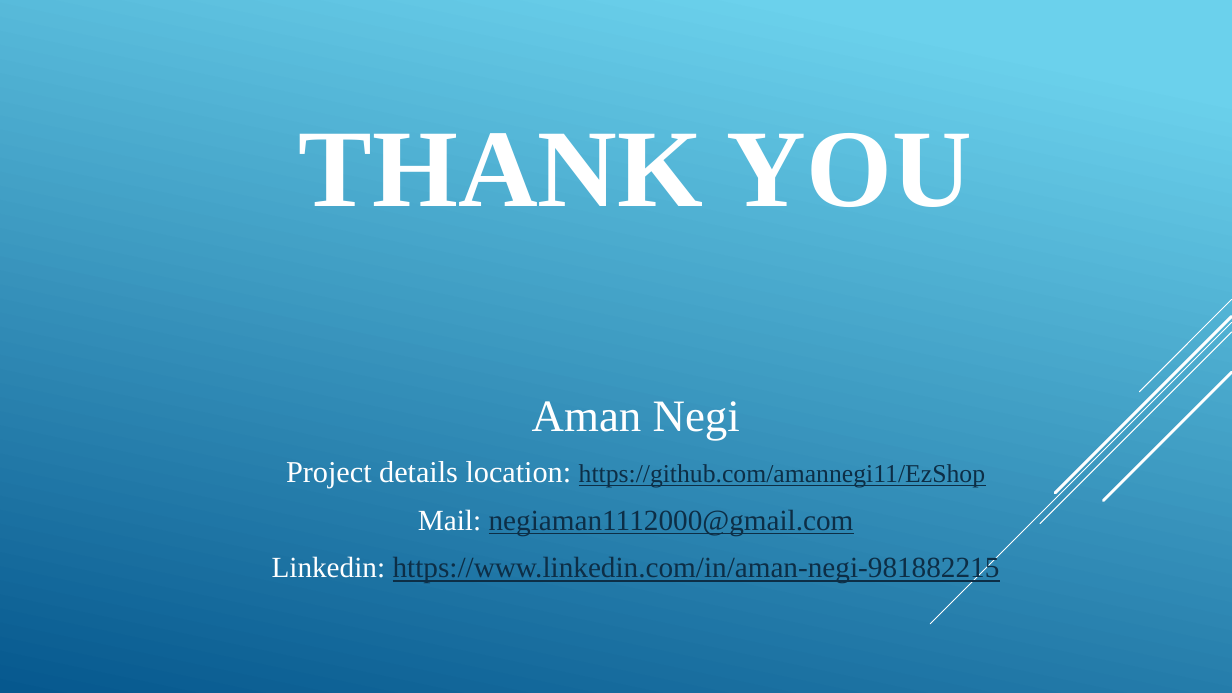
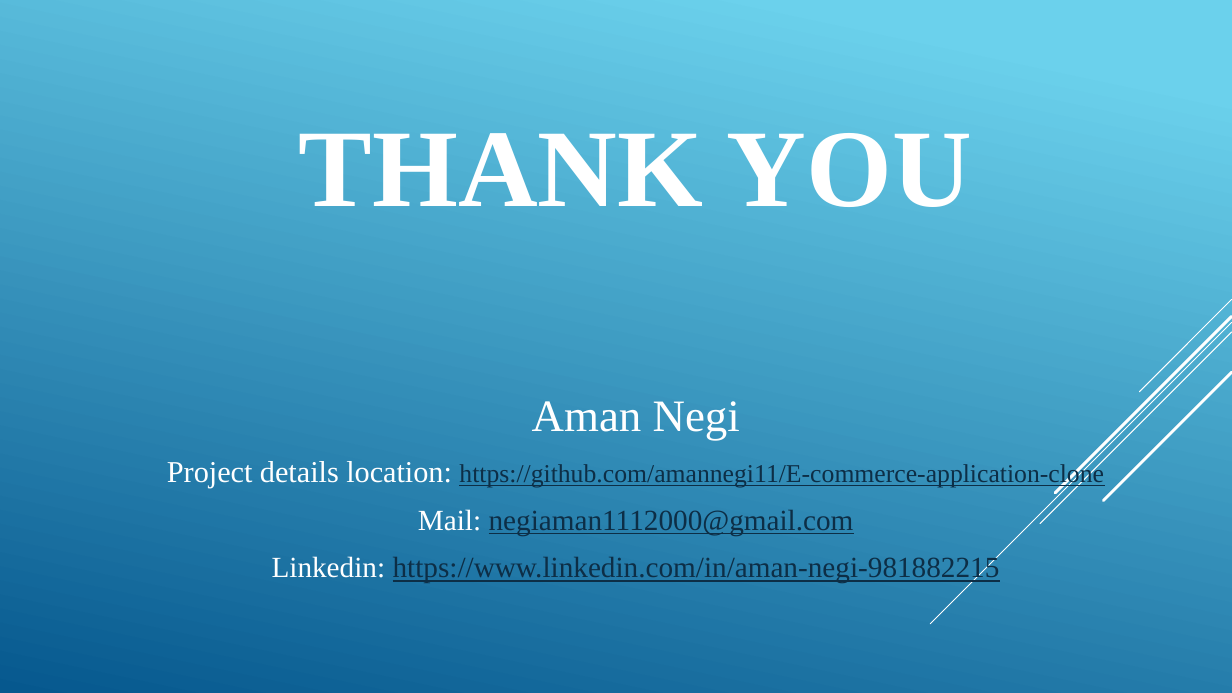
Before and after one commit to amannegi11/E-commerce-application-clone, a slide deck: slide 21 of Presentation.pptx. Drawn at 1232x693 pixels with LibreOffice and Linux fonts; fonts in the diff are those of the drawing. Boxes give left, top, right and bottom in pixels: in the first picture for what was removed or moved away, otherwise in the second. Text is boxed around its words. In the diff, an @@ line names an element or a change of style, - is before the commit and + after.

```diff
--- a/Presentation.pptx
+++ b/Presentation.pptx
@@ text at (167,461,1104,489): text changed @@
-Project details location: https://github.com/amannegi11/EzShop
+Project details location: https://github.com/amannegi11/E-commerce-application-clone
```
Also in this commit, not shown: 1 other file.
